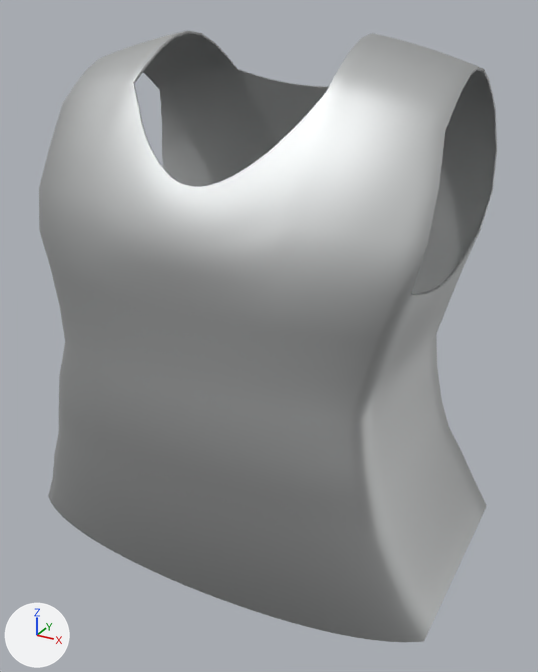
Renders of the glTF model assets/equipment/procedural/jack_of_plates--worn.glb from each side of a commit.
Both versions are drawn from a camera (50 mm lens) standing at (0.386, -0.697, 1.522) and looking at (0.015, -0.022, 1.185). The lights are fixed; the arrows at lower left show +X, +Y and +Z. The older version comes first. Vertices at exactly the same position are counted once.

The scene before the commit, as lines of its bpy script (objects in view):
```python
mat_jack_of_plates = principled_material('Jack of plates')
mat_jack_of_plates.base_color = (0.553, 0.564, 0.564)  # light grey #c4c6c6
mat_jack_of_plates.metallic = 1.0
mat_jack_of_plates.roughness = 0.58
me_jack_of_plates = bpy.data.meshes.new('Jack of plates')
me_jack_of_plates.from_pydata(...)  # 2248 vertices, 4504 faces; spans x -0.251..0.251, y -0.194..0.171, z 0.943..1.501
me_jack_of_plates.materials.append(mat_jack_of_plates)  # light grey #c4c6c6
ob_jack_of_plates = bpy.data.objects.new('Jack of plates', me_jack_of_plates)
ob_jack_of_plates.location = (0.0, 0.0, 0.0)
```
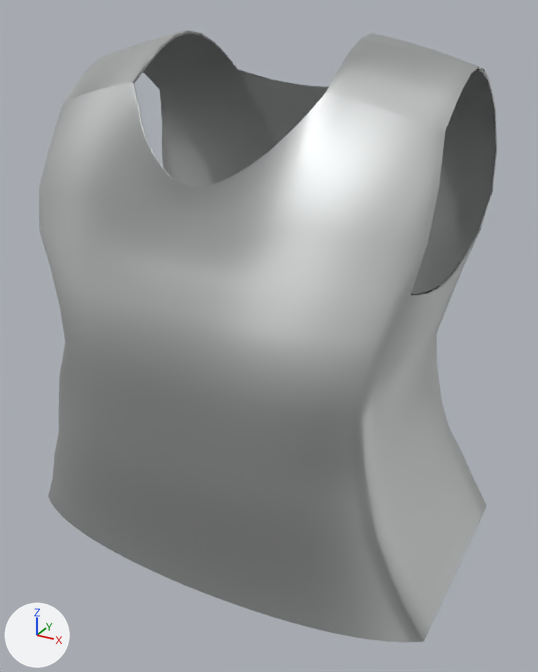
Pixel boxes [x1, y1, x2, y2] of what changed, in the pictures (538 x 672 px):
'Jack of plates', surface changed, shading changed
    both: [39, 37, 493, 642]

Edits to the bpy script that builds the scene:
```text
Add img_armor_normal_a7d1f0bf12ba995e28d5d3aab14965ea890eb09fb16fb1b086c7dccc7e3919c4_png:
    img_armor_normal_a7d1f0bf12ba995e28d5d3aab14965ea890eb09fb16fb1b086c7dccc7e3919c4_png = load_image('armor-normal-a7d1f0bf12ba995e28d5d3aab14965ea890eb09fb16fb1b086c7dccc7e3919c4.png', 'armor-normal-a7d1f0bf12ba995e28d5d3aab14965ea890eb09fb16fb1b086c7dccc7e3919c4.png', 1024, 1024, 'Non-Color')
Change mat_jack_of_plates:
    add n2 = _N.new('ShaderNodeNormalMap'); n2.name = 'Normal Map'
    add n2.uv_map = 'UVMap'
    add n3 = _N.new('ShaderNodeTexImage'); n3.name = 'Image Texture'
    add n3.image = img_armor_normal_a7d1f0bf12ba995e28d5d3aab14965ea890eb09fb16fb1b086c7dccc7e3919c4_png
    where n0 = _N.new('ShaderNodeBsdfPrincipled'); n0.name = 'Principled BSDF'
    add _L.new(n2.outputs[0], n0.inputs[5])  # 'Normal' to 'Normal'
    add _L.new(n3.outputs[0], n2.inputs[1])  # 'Color' to 'Color'
Change me_jack_of_plates:
    where me_jack_of_plates.from_pydata(...)  # 2248 vertices, 4504 faces; spans x -0.251..0.251, y -0.194..0.171, z 0.943..1.501
    used by ob_jack_of_plates; location = (0.0, 0.0, 0.0)
    me_jack_of_plates part 1: its shading normals changed
```
